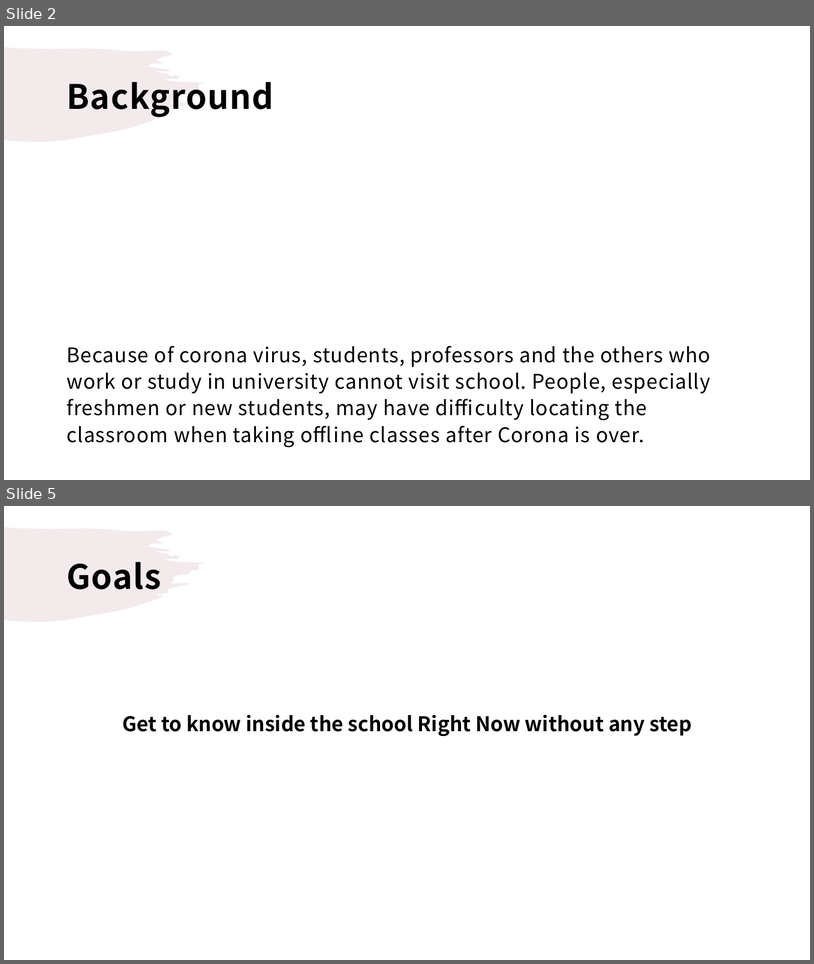
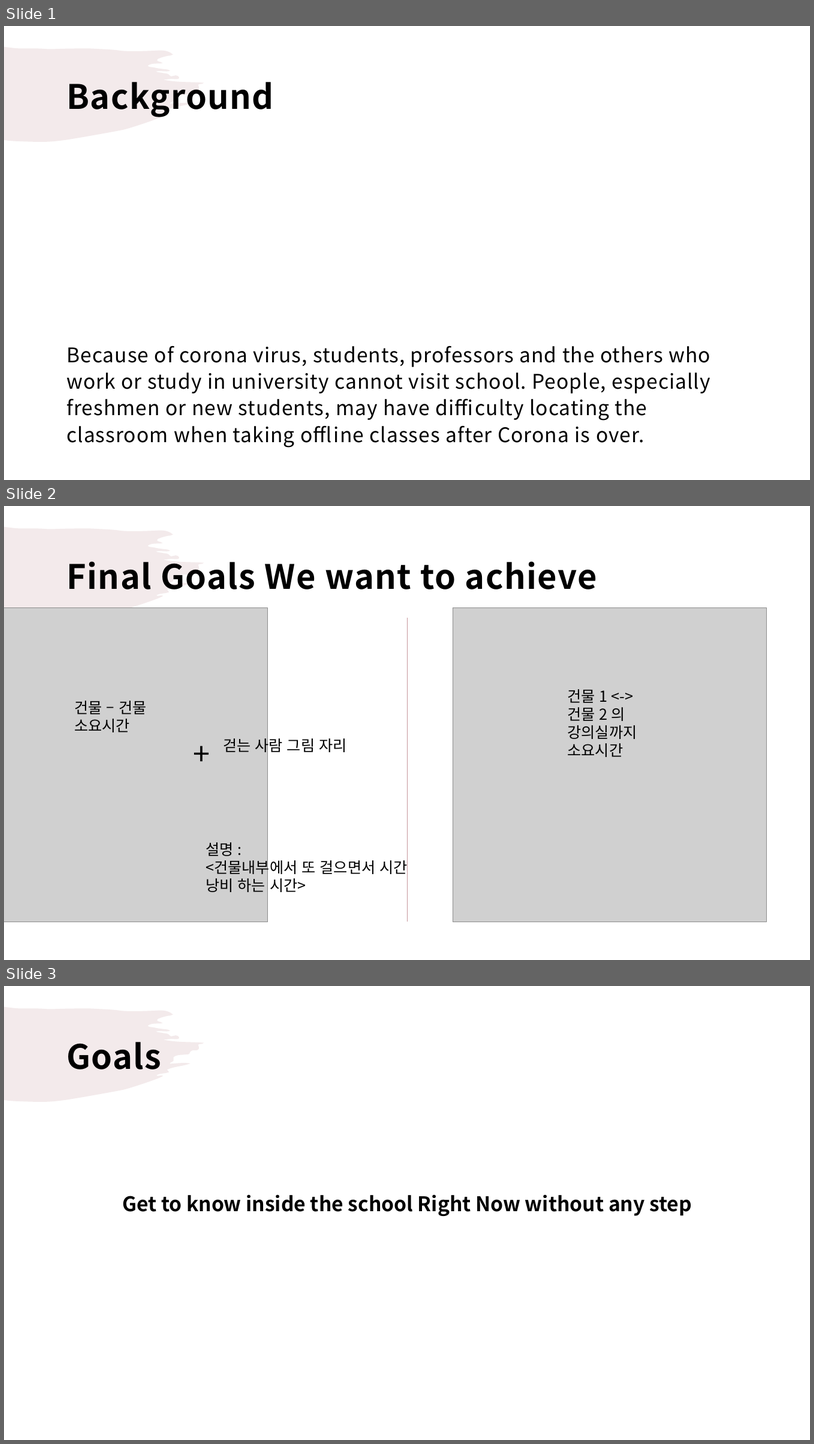
Before and after one commit to droongma/2021spring_41class_team13, a slide deck: 황석진 제안서 작성중.pptx. Shown one above the other, each under a label of ours: slides 2 and 5 before the commit, slides 1, 2 and 3 after it; the slides between them are not shown. The pictures are 814x964 and 814x1444 pixels, drawn with LibreOffice and Linux fonts; fonts in the diff are those of the drawing; grey boxes stand for pictures. Boxes give left, top, right and bottom in pixels: in the first picture for what was removed or moved away, otherwise in the second. Text is boxed around its words. In the diff, an @@ line names an element or a change of style, - is before the commit and + after.

```diff
--- a/황석진 제안서 작성중.pptx
+++ b/황석진 제안서 작성중.pptx
@@ slide 2 added at (4, 506, 810, 960), background #FFFFFF; not listed: 1 template element that a slide beside it also shows @@
@@ title added at (66, 561, 597, 589), 40 pt, text #000000, bold @@
+Final Goals We want to achieve
@@ picture added at (4, 607, 268, 922) @@
@@ picture added at (453, 607, 767, 922) @@
@@ line added from (408, 618) to (408, 922), #C6969B 0.5 pt @@
@@ text added at (74, 700, 146, 732), 18 pt, text #000000 @@
+건물 – 건물
+소요시간
@@ text added at (567, 689, 637, 757), 18 pt, text #000000 @@
+건물 1 <-> 건물 2 의 강의실까지
+소요시간
@@ text added at (188, 732, 222, 775), 36 pt, text #000000 @@
++
@@ text added at (223, 735, 347, 754), 18 pt, text #000000 @@
+걷는 사람 그림 자리
@@ text added at (206, 842, 407, 892), 18 pt, text #000000 @@
+설명 :
+<건물내부에서 또 걸으면서 시간 낭비 하는 시간>
@@ what was slide 2 is now slide 1 @@
@@ what was slide 5 is now slide 3 @@
```
Also in this commit, not shown: 3 slides changed, 3 other slides added, 4 slides removed.
